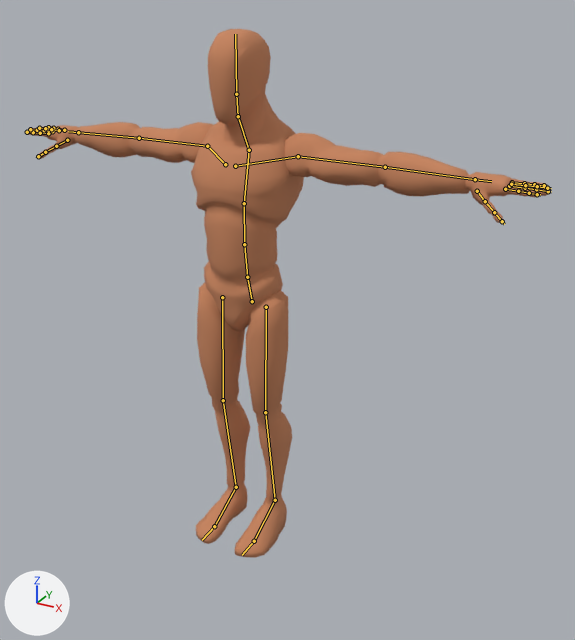
The Blender file rigs/human/animation-human-zombie-walk-2.blend: old version first, new version second.
The view is the same before and after, from a 50 mm lens placed at (1.37, -2.18, 1.99), pointed at (0.12, 0.1, 0.85). The lights are fixed; the arrows at lower left show +X, +Y and +Z. The first picture is the older version. The bones that change, and the others that lie on the model, are drawn over the model as lines.

Objects in the first picture: 'Mannequin'.
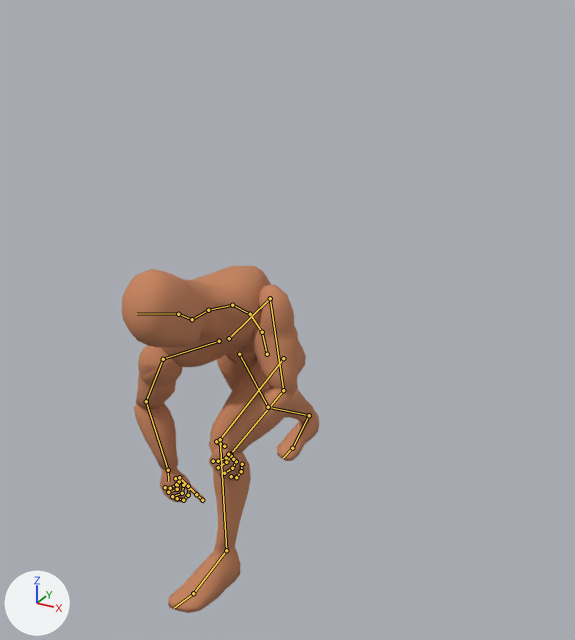
The newer file adds an action. The first version stands in its rest pose; the second is drawn at frame 1 of the action 'Zombie_Walk_2'.

What differs and where, as boxes [x1, y1, x2, y2] in the pictures (575 x 640 px):
'Mannequin', posed (62% narrower, 34% shorter)
    before: [26, 29, 550, 558]
    after: [122, 266, 319, 613]

What the commit changed:
Bone 'POLE_Leg_L' (bone_pole_leg_l) moves from (0.0, 0.0, 0.0) to (-0.041, -0.217, 0.004).
Bone 'CTRL_ILLEG_L' (bone_ctrl_illeg_l) moves from (0.0, 0.0, 0.0) to (0.0, -0.347, 0.005).
Bone 'CTRL_ILLEG_L' (bone_ctrl_illeg_l) turns from (0, 0, 0) to (1, -1, -15) degrees about its own x, y and z.
Bone 'CTRL_ILLEG_R' (bone_ctrl_illeg_r) moves from (0.0, 0.0, 0.0) to (0.0, 0.631, 0.008).
Bone 'CTRL_ILLEG_R' (bone_ctrl_illeg_r) turns from (0, 0, 0) to (2, 0, 0) degrees about its own x, y and z.
Bone 'CTRL_Arm_L' (bone_ctrl_arm_l) moves from (0.0, 0.0, 0.0) to (0.903, -0.404, -0.589).
Bone 'CTRL_Arm_L' (bone_ctrl_arm_l) turns from (0, 0, 0) to (113, -9, 97) degrees about its own x, y and z.
Bone 'DRV_f_index_01_L' (bone_drv_f_index_01_l) turns from (0, 0, 0) to (51, 3, -14) degrees about its own x, y and z.
Bone 'DRV_f_index_02_L' (bone_drv_f_index_02_l) turns from (0, 0, 0) to (45, 15, -12) degrees about its own x, y and z.
Bone 'DRV_f_index_03_L' (bone_drv_f_index_03_l) turns from (0, 0, 0) to (51, 3, -14) degrees about its own x, y and z.
Bone 'DRV_f_middle_01_L' (bone_drv_f_middle_01_l) turns from (0, 0, 0) to (82, 3, -13) degrees about its own x, y and z.
Bone 'DRV_f_middle_02_L' (bone_drv_f_middle_02_l) turns from (0, 0, 0) to (77, 9, -20) degrees about its own x, y and z.
Bone 'DRV_f_middle_03_L' (bone_drv_f_middle_03_l) turns from (0, 0, 0) to (51, 5, -13) degrees about its own x, y and z.
Bone 'DRV_f_pinky_01_L' (bone_drv_f_pinky_01_l) turns from (0, 0, 0) to (51, -3, -25) degrees about its own x, y and z.
Bone 'DRV_f_pinky_02_L' (bone_drv_f_pinky_02_l) turns from (0, 0, 0) to (55, -9, -14) degrees about its own x, y and z.
Bone 'DRV_f_pinky_03_L' (bone_drv_f_pinky_03_l) turns from (0, 0, 0) to (51, 6, -13) degrees about its own x, y and z.
Bone 'DRV_f_Ring_01_L' (bone_drv_f_ring_01_l) turns from (0, 0, 0) to (82, 2, -13) degrees about its own x, y and z.
Bone 'DRV_f_Ring_02_L' (bone_drv_f_ring_02_l) turns from (0, 0, 0) to (77, 8, -21) degrees about its own x, y and z.
Bone 'DRV_f_Ring_03_L' (bone_drv_f_ring_03_l) turns from (0, 0, 0) to (51, 4, -13) degrees about its own x, y and z.
Bone 'CTRL_Arm_R' (bone_ctrl_arm_r) moves from (0.0, 0.0, 0.0) to (-1.152, -0.285, -0.515).
Bone 'CTRL_Arm_R' (bone_ctrl_arm_r) turns from (0, 0, 0) to (87, -21, -90) degrees about its own x, y and z.
Bone 'DRV_f_index_01_R' (bone_drv_f_index_01_r) turns from (0, 0, 0) to (51, -3, 14) degrees about its own x, y and z.
Bone 'DRV_f_index_02_R' (bone_drv_f_index_02_r) turns from (0, 0, 0) to (45, -15, 12) degrees about its own x, y and z.
Bone 'DRV_f_index_03_R' (bone_drv_f_index_03_r) turns from (0, 0, 0) to (51, -3, 14) degrees about its own x, y and z.
Bone 'DRV_f_middle_01_R' (bone_drv_f_middle_01_r) turns from (0, 0, 0) to (82, -3, 13) degrees about its own x, y and z.
Bone 'DRV_f_middle_02_R' (bone_drv_f_middle_02_r) turns from (0, 0, 0) to (77, -9, 20) degrees about its own x, y and z.
Bone 'DRV_f_middle_03_R' (bone_drv_f_middle_03_r) turns from (0, 0, 0) to (51, -5, 13) degrees about its own x, y and z.
Bone 'DRV_f_pinky_01_R' (bone_drv_f_pinky_01_r) turns from (0, 0, 0) to (51, 3, 25) degrees about its own x, y and z.
Bone 'DRV_f_pinky_02_R' (bone_drv_f_pinky_02_r) turns from (0, 0, 0) to (55, 9, 14) degrees about its own x, y and z.
Bone 'DRV_f_pinky_03_R' (bone_drv_f_pinky_03_r) turns from (0, 0, 0) to (51, -6, 13) degrees about its own x, y and z.
Bone 'DRV_f_Ring_01_R' (bone_drv_f_ring_01_r) turns from (0, 0, 0) to (82, -2, 13) degrees about its own x, y and z.
Bone 'DRV_f_Ring_02_R' (bone_drv_f_ring_02_r) turns from (0, 0, 0) to (77, -8, 21) degrees about its own x, y and z.
Bone 'DRV_f_Ring_03_R' (bone_drv_f_ring_03_r) turns from (0, 0, 0) to (51, -4, 13) degrees about its own x, y and z.
Bone 'POLEARM_L' (bone_polearm_l) moves from (0.0, 0.0, 0.0) to (0.711, -0.582, -0.047).
Bone 'POLEARM_R' (bone_polearm_r) moves from (0.0, 0.0, 0.0) to (0.0, -0.526, 0.027).
Bone 'CTRL_Hips' (bone_ctrl_hips) moves from (0.0, 0.0, 0.0) to (0.0, 0.1, -0.257).
Bone 'CTRL_Hips' (bone_ctrl_hips) turns from (0, 0, 0) to (35, 0, 0) degrees about its own x, y and z.
Bone 'DRV_hips' (bone_drv_hips) turns from (0, 0, 0) to (-35, 8, -2) degrees about its own x, y and z.
Bone 'DRV_spine.001' (bone_drv_spine_001) turns from (0, 0, 0) to (29, 6, 6) degrees about its own x, y and z.
Bone 'DRV_spine_002' (bone_drv_spine_002) turns from (0, 0, 0) to (29, 6, 6) degrees about its own x, y and z.
Bone 'DRV_spine.003' (bone_drv_spine_003) turns from (0, 0, 0) to (29, -1, 4) degrees about its own x, y and z.
Bone 'DRV_neck' (bone_drv_neck) turns from (0, 0, 0) to (-33, -6, 0) degrees about its own x, y and z.
Bone 'DRV_head' (bone_drv_head) turns from (0, 0, 0) to (-5, -4, 7) degrees about its own x, y and z.
Bone 'DRV_head_tip' (bone_drv_head_tip) turns from (0, 0, 0) to (18, -3, 5) degrees about its own x, y and z.
Bone 'DRV_shoulder_L' (bone_drv_shoulder_l) turns from (0, 0, 0) to (-10, 11, -15) degrees about its own x, y and z.
Bone 'DRV_shoulder_R' (bone_drv_shoulder_r) turns from (0, 0, 0) to (9, 2, 40) degrees about its own x, y and z.
